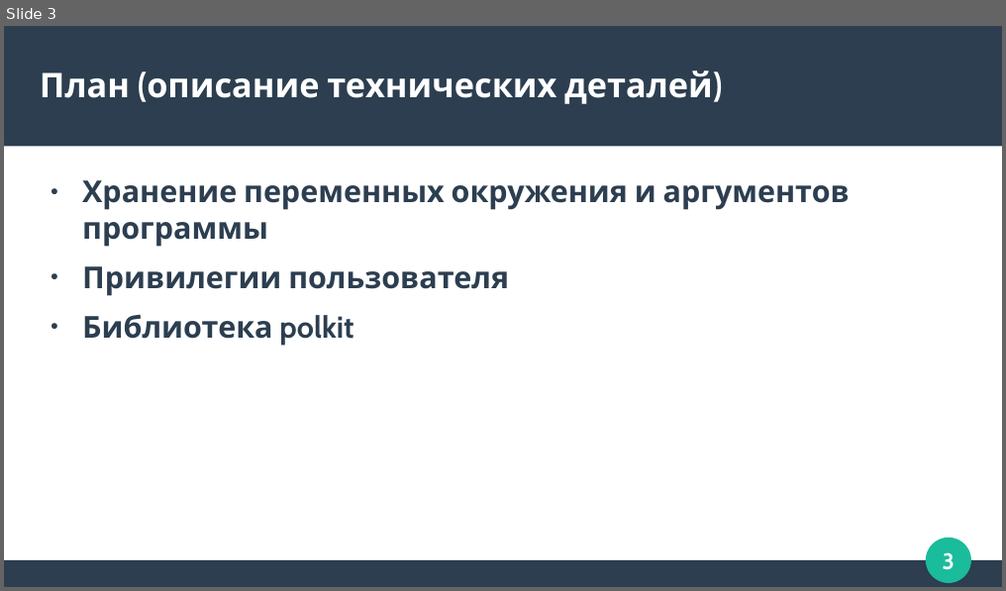
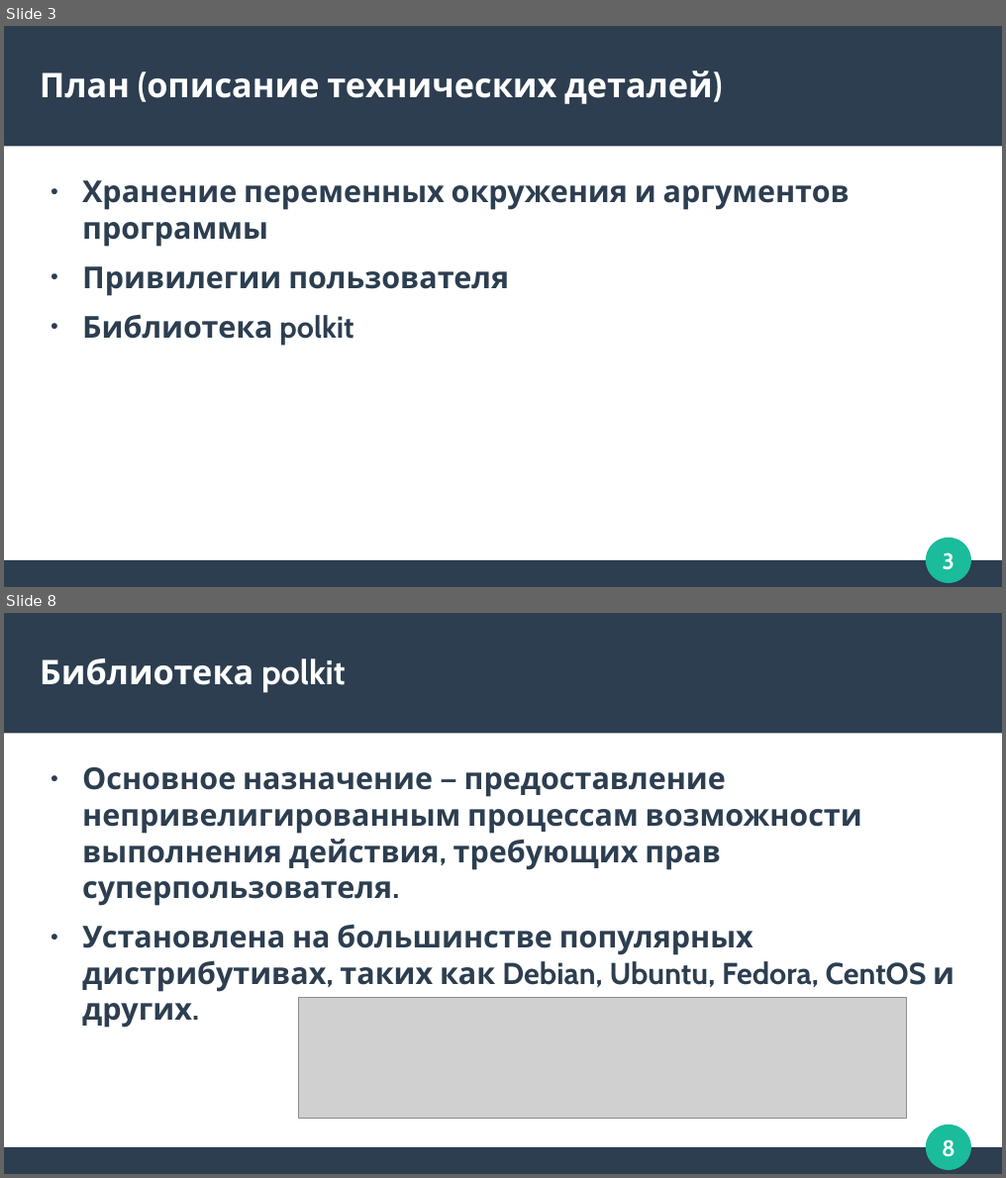
Before and after one commit to zubrailx/university-itmo, a slide deck: Year-3/Computer-architecture/lab-1/presentation.odp. Shown one above the other, each under a label of ours: slide 3 before the commit, slides 3 and 8 after it; the slides between them are not shown. The pictures are 1006x591 and 1006x1178 pixels, drawn with LibreOffice and Linux fonts; fonts in the diff are those of the drawing; grey boxes stand for pictures. Boxes give left, top, right and bottom in pixels: in the first picture for what was removed or moved away, otherwise in the second. Text is boxed around its words. In the diff, an @@ line names an element or a change of style, - is before the commit and + after.

```diff
--- a/Year-3/Computer-architecture/lab-1/presentation.odp
+++ b/Year-3/Computer-architecture/lab-1/presentation.odp
@@ slide 8 added at bbox=[4, 613, 1002, 1174], background #FFFFFF; not listed: 4 template elements that a slide beside it also shows @@
@@ title added at bbox=[40, 659, 346, 692], 27 pt, text #FFFFFF, bold @@
+Библиотека polkit
@@ text added at bbox=[82, 767, 954, 1028], 24 pt, text #2C3E50, bold @@
+● Основное назначение — предоставление непривелигированным процессам возможности выполнения действия, требующих прав суперпользователя.
+● Установлена на большинстве популярных дистрибутивах, таких как Debian, Ubuntu, Fedora, CentOS и других.
@@ picture added at bbox=[298, 998, 907, 1118] @@
```
Also in this commit, not shown: 1 slide changed, 25 other slides added, 1 slide removed, 5 other files.
